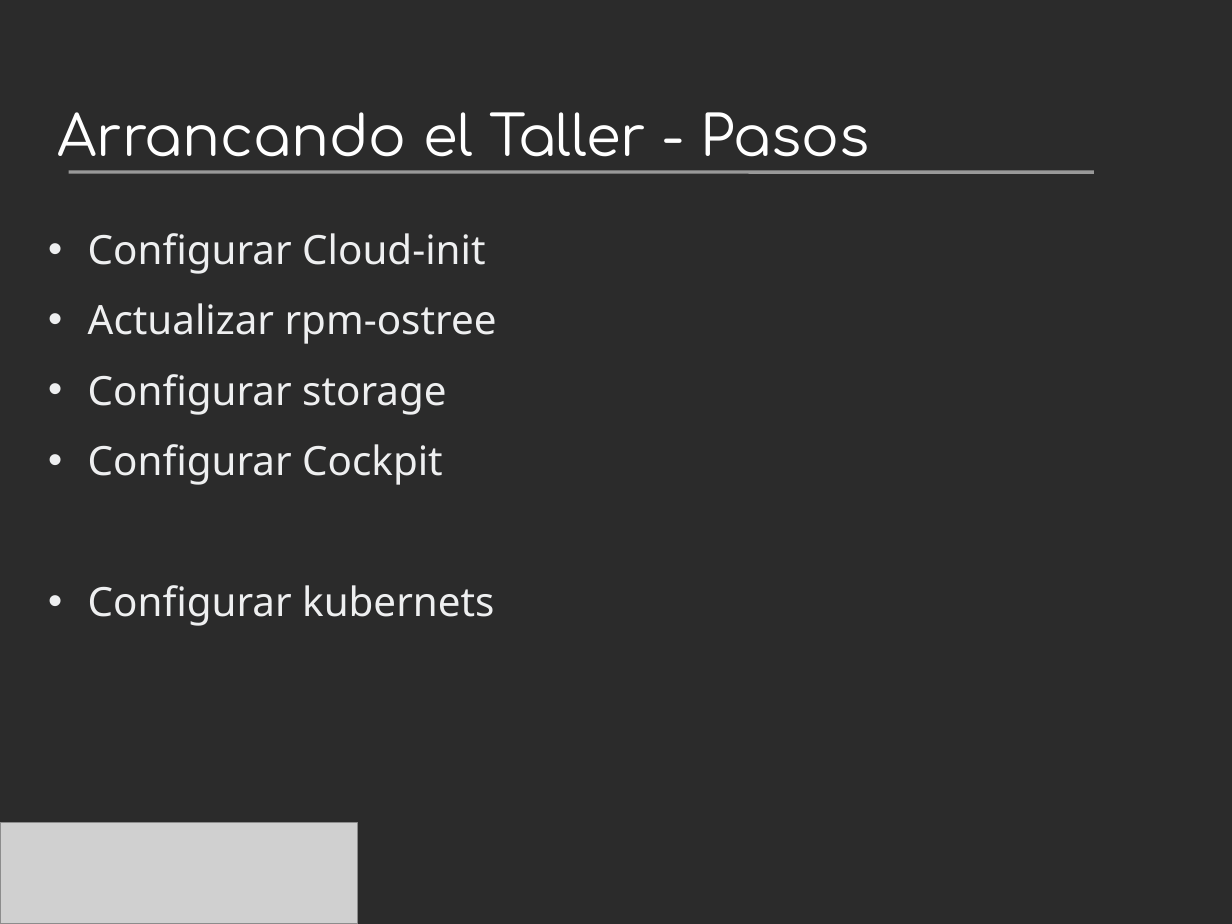
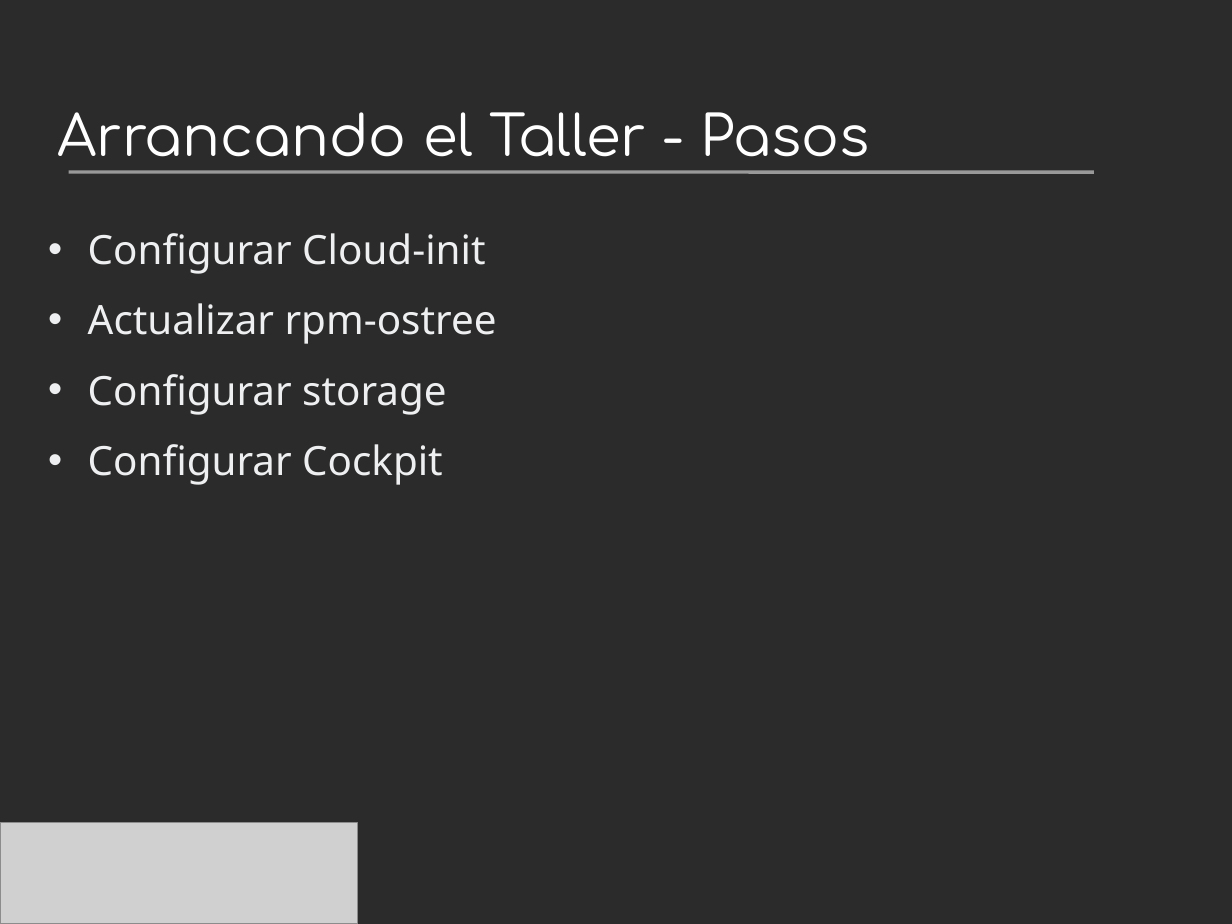
Before and after one commit to villadalmine/arg-fedora, a slide deck: slide 14 of Presentaciones/Devopconf2015/ProyectoAtomic.odp. Drawn at 1232x924 pixels with LibreOffice and Linux fonts; fonts in the diff are those of the drawing; grey boxes stand for pictures; background and template pictures are left out; a plain dark background stands for a picture behind light text. Boxes give left, top, right and bottom in pixels: in the first picture for what was removed or moved away, otherwise in the second. Text is boxed around its words. In the diff, an @@ line names an element or a change of style, - is before the commit and + after.

```diff
--- a/Presentaciones/Devopconf2015/ProyectoAtomic.odp
+++ b/Presentaciones/Devopconf2015/ProyectoAtomic.odp
@@ text at bbox=[88, 585, 494, 626]: paragraph removed @@
-• Configurar kubernets
```
Also in this commit, not shown: 2 other slides changed, 21 slides added, 3 slides removed, 3 other files.
